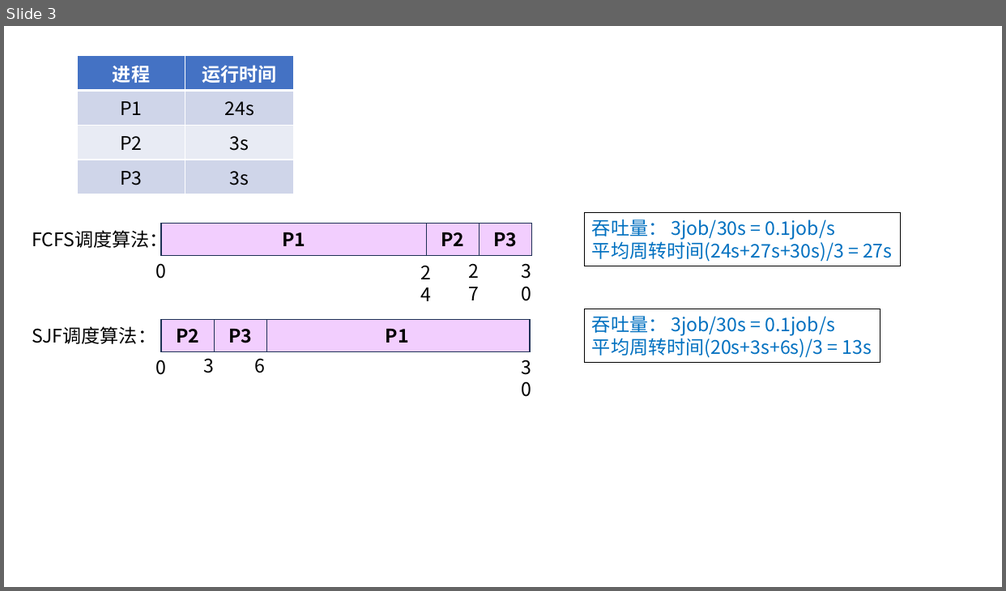
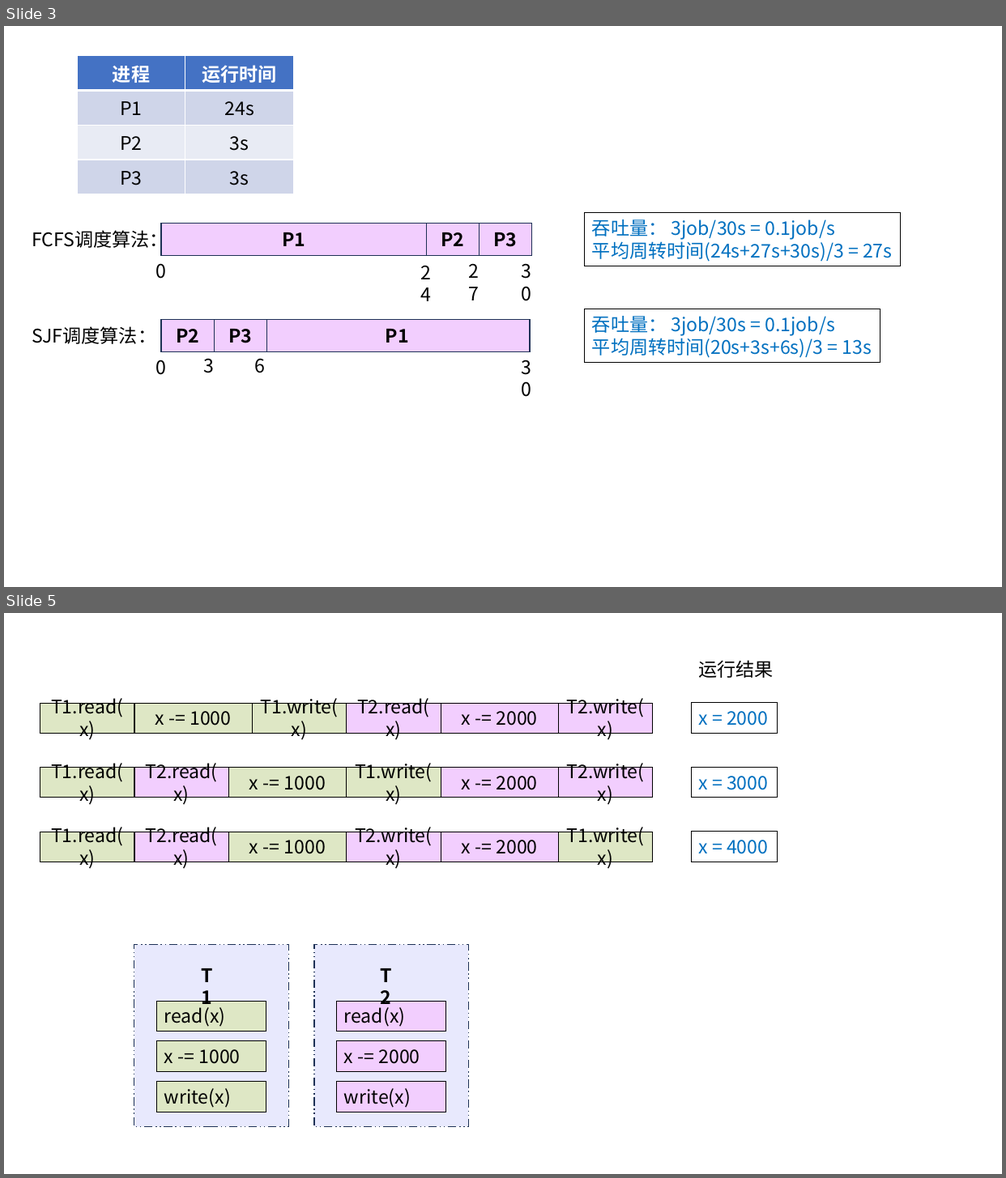
Before and after one commit to guofei9987/pictures_for_blog, a slide deck: computer/操作系统.pptx. Shown one above the other, each under a label of ours: slide 3 before the commit, slides 3 and 5 after it; the slides between them are not shown. The pictures are 1006x591 and 1006x1178 pixels, drawn with LibreOffice and Linux fonts; fonts in the diff are those of the drawing. Boxes give left, top, right and bottom in pixels: in the first picture for what was removed or moved away, otherwise in the second. Text is boxed around its words. In the diff, an @@ line names an element or a change of style, - is before the commit and + after.

```diff
--- a/computer/操作系统.pptx
+++ b/computer/操作系统.pptx
@@ slide 5 added at [4,613,1002,1174], background #FFFFFF @@
@@ group added at [51,824,468,1127]: 8 rectangles, 2 texts @@
+read(x)
+x -= 1000
+write(x)
+read(x)
+x -= 2000
+write(x)
+T1
+T2
@@ group added at [40,660,778,862]: 21 rectangles, 1 text @@
+T1.read(x)
+x -= 1000
+T1.write(x)
+T2.read(x)
+x -= 2000
+T2.write(x)
+x = 2000
+运行结果
+T1.read(x)
+x -= 1000
+T1.write(x)
+T2.read(x)
+x -= 2000
+T2.write(x)
+x = 3000
+T1.read(x)
+x -= 1000
+T1.write(x)
+T2.read(x)
+x -= 2000
+T2.write(x)
+x = 4000
```
Also in this commit, not shown: 1 slide changed, 13 other slides added, 1 other file.
